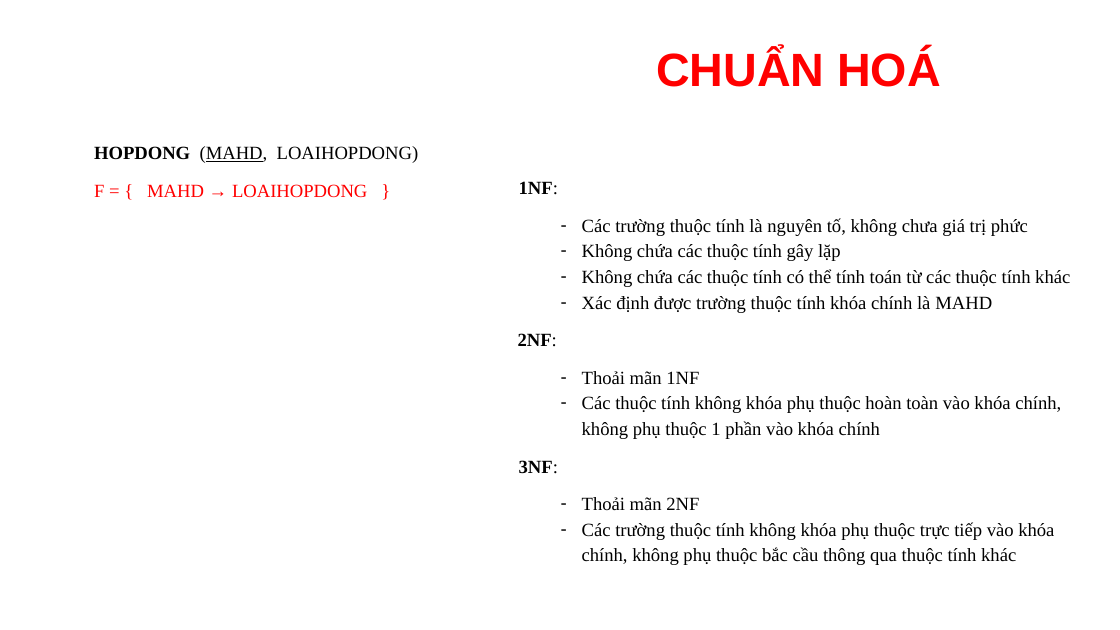
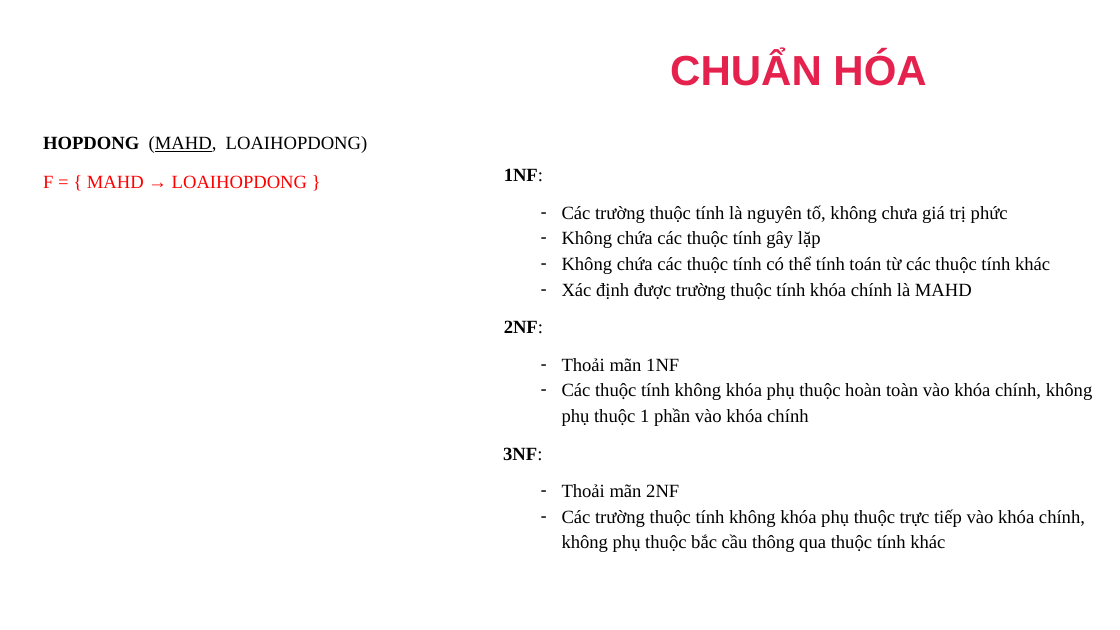
Before and after one commit to dangbinhphuoc/Sql_QuanLyNhanSu, a slide deck: slide 36 of PPQuanLyNhanSu.pptx (slide 34 before the commit). Drawn at 1120x630 pixels with LibreOffice and Linux fonts; fonts in the diff are those of the drawing; background and template pictures are left out. Boxes give left, top, right and bottom in pixels: in the first picture for what was removed or moved away, otherwise in the second. Text is boxed around its words. In the diff, an @@ line names an element or a change of style, - is before the commit and + after.

```diff
--- a/PPQuanLyNhanSu.pptx
+++ b/PPQuanLyNhanSu.pptx
@@ text at (670, 51, 926, 86): text changed; size 40 to 36 pt; text colour #FF0000 to #E5224E @@
-CHUẨN HOÁ
+CHUẨN HÓA
@@ text added at (43, 136, 368, 153), 16 pt, text #000000 @@
+HOPDONG (MAHD, LOAIHOPDONG)
@@ text at (94, 146, 419, 163): paragraph removed @@
-HOPDONG (MAHD, LOAIHOPDONG)
@@ text "F = { MAHD → ...": place and size @@
-text "F = { MAHD → ..." at (94, 146, 419, 198)
+text "F = { MAHD → ..." at (43, 175, 307, 189)
@@ text "1NF:": place and size @@
-text "1NF:" at (518, 181, 1070, 565)
+text "1NF:" at (503, 168, 1093, 552)
@@ text at (504, 168, 543, 334): indent changed @@
```
Also in this commit, not shown: 40 other slides changed, 1 slide added, 2 other files.
